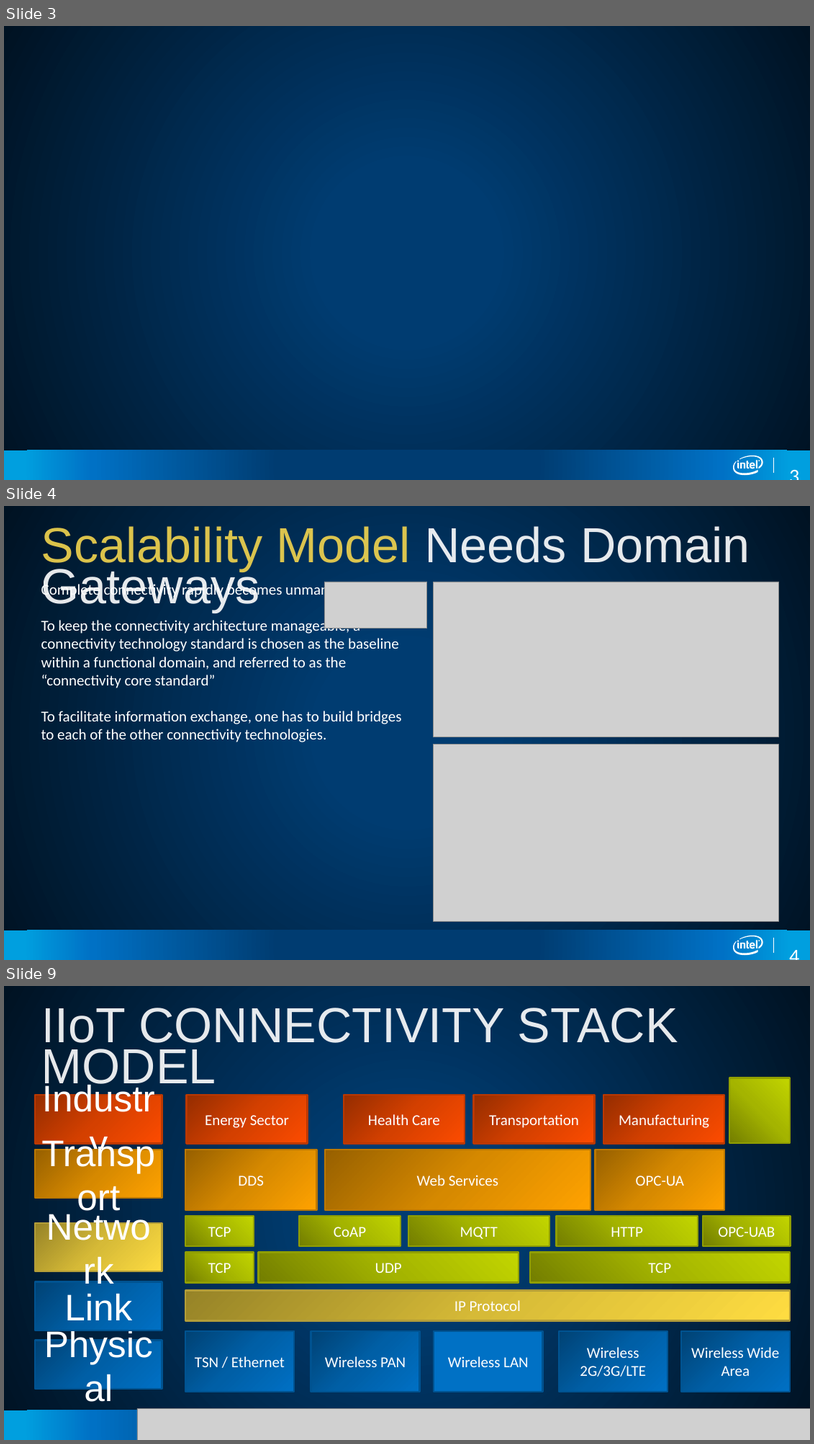
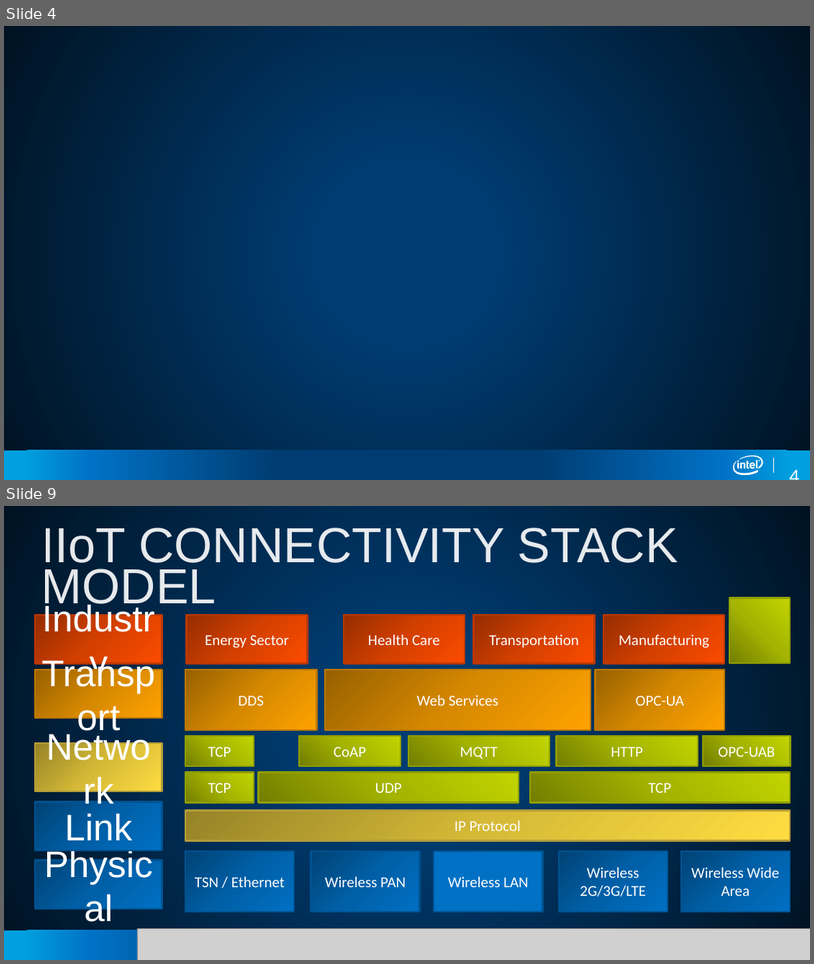
Before and after one commit to SSG-DRD-IOT/Industrial-IoT-Workshop, a slide deck: presentations/04-Industrial-Protocols.pptx. Shown one above the other, each under a label of ours: slides 3, 4 and 9 before the commit, slides 4 and 9 after it; the slides between them are not shown. The pictures are 814x1444 and 814x964 pixels, drawn with LibreOffice and Linux fonts; fonts in the diff are those of the drawing; grey boxes stand for pictures; background and template pictures are left out. Boxes give left, top, right and bottom in pixels: in the first picture for what was removed or moved away, otherwise in the second. Text is boxed around its words. In the diff, an @@ line names an element or a change of style, - is before the commit and + after.

```diff
--- a/presentations/04-Industrial-Protocols.pptx
+++ b/presentations/04-Industrial-Protocols.pptx
@@ slide 4 removed at [4, 506, 810, 960], background gradient #003C71 to #001222; not listed: 4 template elements that a slide beside it also shows @@
@@ title removed at [41, 526, 750, 613] @@
-Scalability Model Needs Domain Gateways
@@ text removed at [41, 582, 401, 742] @@
-Complete connectivity rapidly becomes unmanageable.
-To keep the connectivity architecture manageable, a connectivity technology standard is chosen as the baseline within a functional domain, and referred to as the “connectivity core standard”
-To facilitate information exchange, one has to build bridges to each of the other connectivity technologies.
@@ picture removed at [324, 582, 427, 628] @@
@@ picture removed at [434, 582, 779, 737] @@
@@ picture removed at [434, 744, 779, 921] @@
@@ page number removed at [784, 939, 796, 951] @@
-4
@@ what was slide 3 is now slide 4 @@
@@ page number at [784, 459, 796, 471]: text changed @@
-3
+4
```
Also in this commit, not shown: 4 slides changed, 1 slide added.
